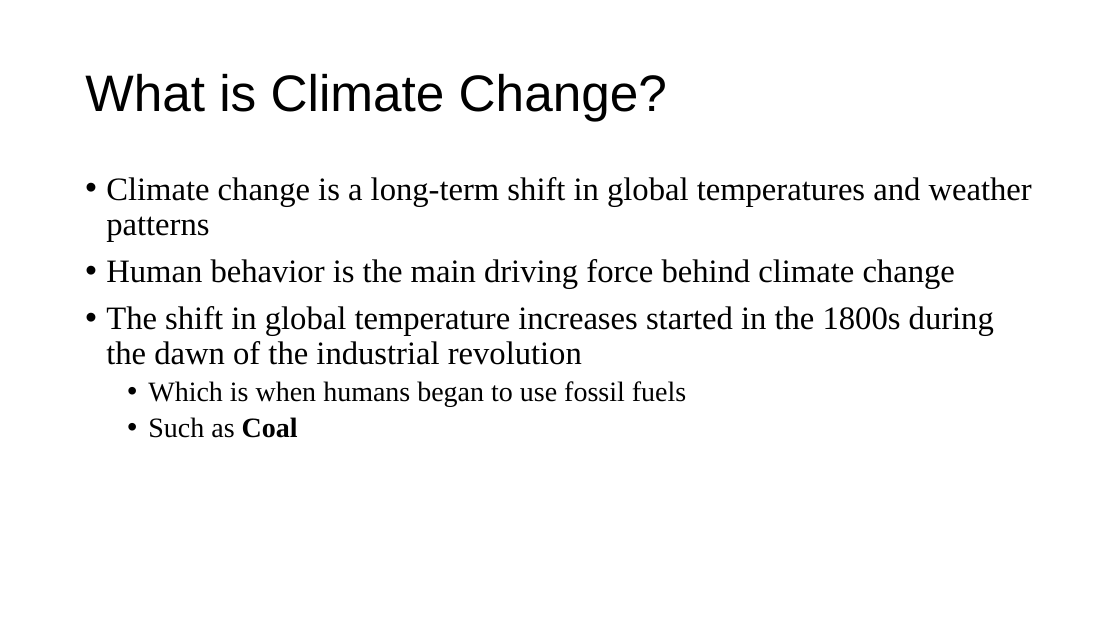
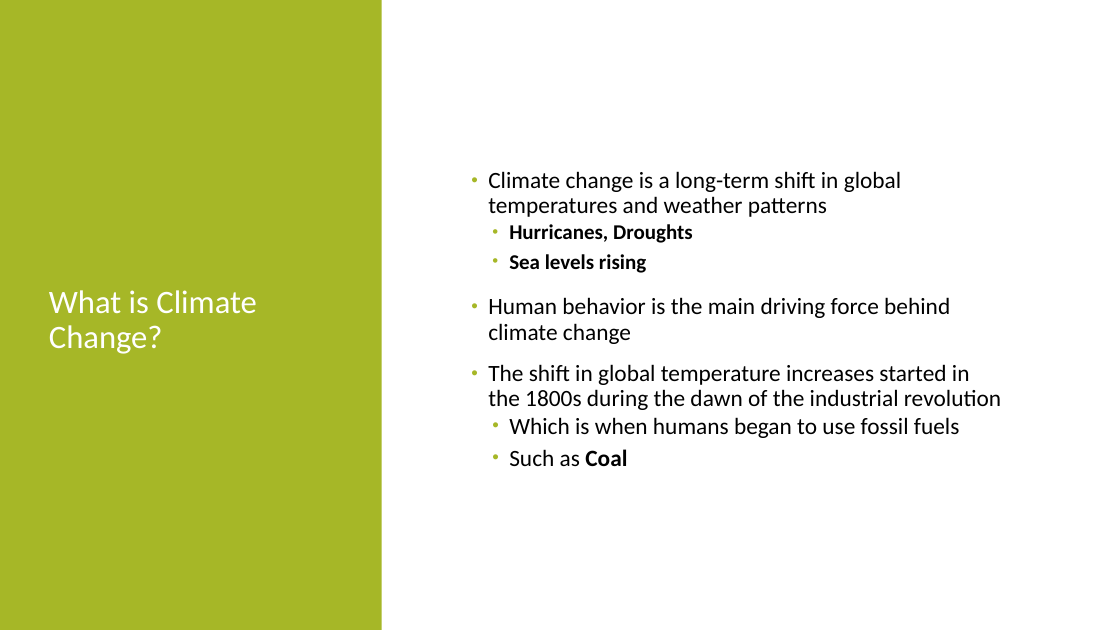
Before and after one commit to Mybiss55/DataAnalyticsProjects, a slide deck: slide 7 of Climate Change Presentation.pptx. Drawn at 1120x630 pixels with LibreOffice and Linux fonts; fonts in the diff are those of the drawing. Boxes give left, top, right and bottom in pixels: in the first picture for what was removed or moved away, otherwise in the second. Text is boxed around its words. In the diff, an @@ line names an element or a change of style, - is before the commit and + after.

```diff
--- a/Climate Change Presentation.pptx
+++ b/Climate Change Presentation.pptx
@@ rectangle added at (0, 0, 1120, 630), fill #FFFFFF @@
@@ rectangle added at (0, 0, 381, 630), fill #A6B727 @@
@@ title "What is Climate Change?": place and size @@
-title "What is Climate Change?" at (85, 73, 667, 121)
+title "What is Climate Change?" at (49, 290, 257, 354)
@@ title "What is Climate Change?" at (49, 290, 257, 354): size 44 to 28 pt, font Arial to Calibri, text colour #000000 to #FFFFFF @@
@@ text "Climate change is a long-term ...": place and size @@
-text "Climate change is a long-term ..." at (106, 177, 1032, 438)
+text "Climate change is a long-term ..." at (488, 171, 1001, 466)
@@ text "Climate change is a long-term ..." at (488, 171, 1001, 466): vertical alignment top to middle @@
@@ text at (488, 171, 1001, 466): size 28 to 20 pt in "Climate change is a long-term shift in ...", "Human behavior is the main driving force ...", "The shift in global temperature increases started ..."; font Times New Roman to Calibri in "Climate change is a long-term shift in ...", "Human behavior is the main driving force ...", "The shift in global temperature increases started ...", "Which is when humans began to use ..." and 1 more places; size 24 to 20 pt in "Which is when humans began to use ...", "Such as Coal"; indent changed; more space between paragraphs @@
@@ text at (509, 224, 693, 273): paragraphs added @@
+  • Hurricanes, Droughts
+  • Sea levels rising
```
Also in this commit, not shown: 7 other slides changed, 6 slides added, 3 slides removed, 5 other files.
